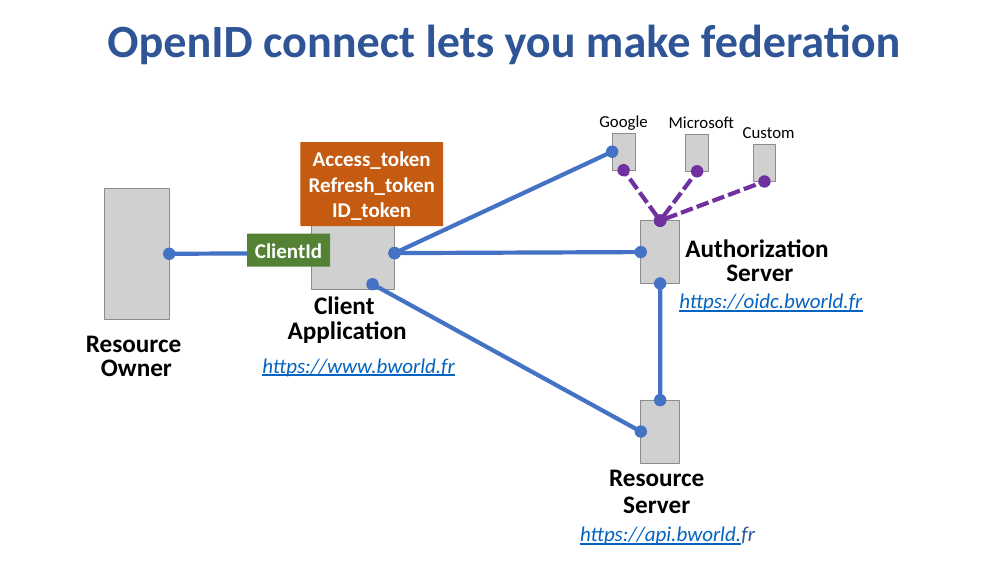
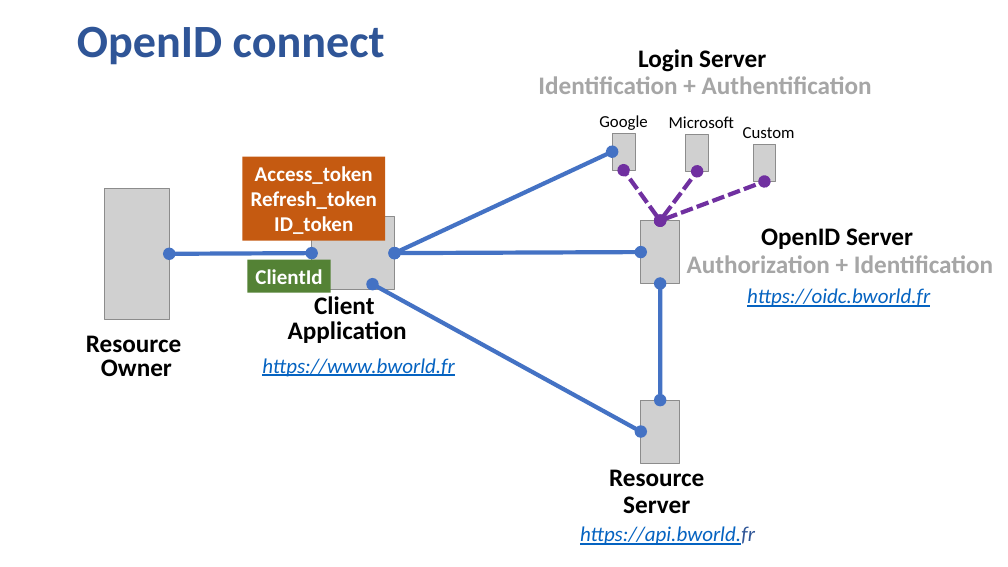
Before and after one commit to guillaume-chervet/course.rest, a slide deck: slide 16 of documentations/React OIDC.pptx. Drawn at 1008x567 pixels with LibreOffice and Linux fonts; fonts in the diff are those of the drawing; grey boxes stand for pictures. Boxes give left, top, right and bottom in pixels: in the first picture for what was removed or moved away, otherwise in the second. Text is boxed around its words. In the diff, an @@ line names an element or a change of style, - is before the commit and + after.

Commit message:
update

```diff
--- a/documentations/React OIDC.pptx
+++ b/documentations/React OIDC.pptx
@@ title at [77, 26, 385, 65]: text changed @@
-OpenID connect lets you make federation
+OpenID connect
@@ text added at [538, 49, 872, 94], 24 pt, text #A6A6A6, bold @@
+Login Server
+Identification + Authentification
@@ rectangle "Access_token": place and size @@
-rectangle "Access_token" at [300, 142, 443, 226]
+rectangle "Access_token" at [243, 157, 386, 240]
@@ text at [687, 228, 993, 273]: text changed; text colour #000000 to #A6A6A6 @@
-Authorization
-Server
+OpenID Server
+Authorization + Identification
@@ rectangle "ClientId": place and size @@
-rectangle "ClientId" at [247, 234, 330, 267]
+rectangle "ClientId" at [247, 259, 330, 293]
@@ text "https://oidc.bworld.fr": place and size @@
-text "https://oidc.bworld.fr" at [679, 293, 862, 312]
+text "https://oidc.bworld.fr" at [747, 288, 930, 307]
```
Also in this commit, not shown: 1 other slide changed.
